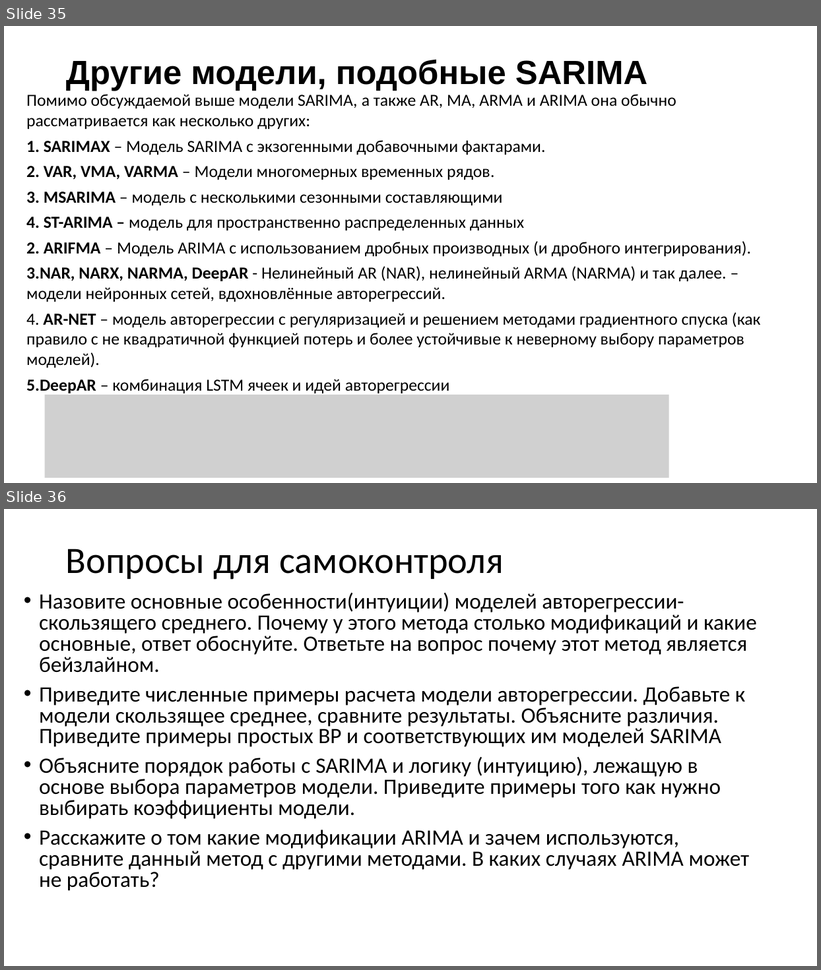
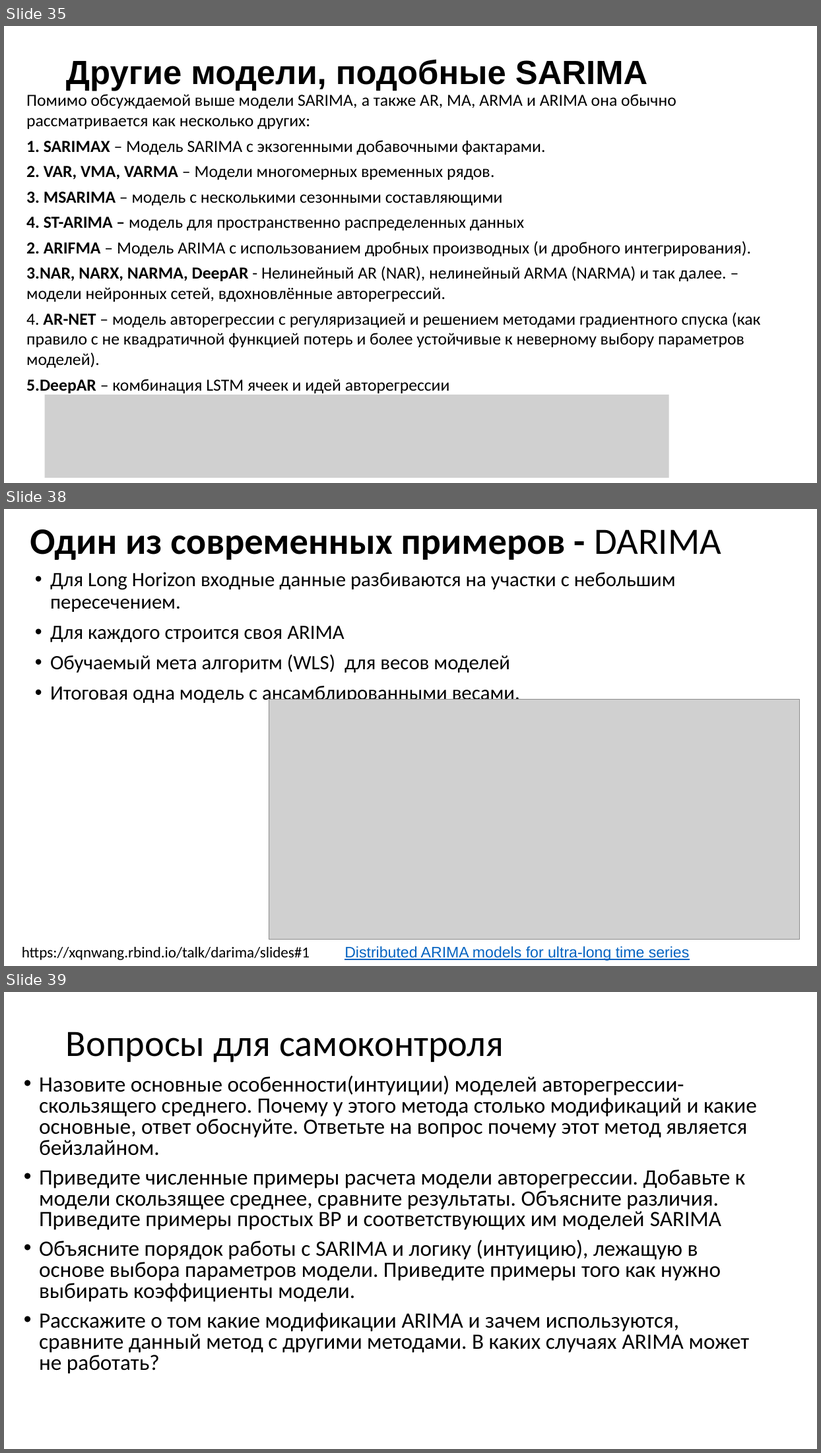
Before and after one commit to MVRonkin/TimeSeriesCourse, a slide deck: Last/LEC/04-2_ARIMA.pptx. Shown one above the other, each under a label of ours: slides 35 and 36 before the commit, slides 35, 38 and 39 after it; the slides between them are not shown. The pictures are 821x970 and 821x1453 pixels, drawn with LibreOffice and Linux fonts; fonts in the diff are those of the drawing; grey boxes stand for pictures. Boxes give left, top, right and bottom in pixels: in the first picture for what was removed or moved away, otherwise in the second. Text is boxed around its words. In the diff, an @@ line names an element or a change of style, - is before the commit and + after.

```diff
--- a/Last/LEC/04-2_ARIMA.pptx
+++ b/Last/LEC/04-2_ARIMA.pptx
@@ slide 38 added at [4,509,817,966], background #FFFFFF @@
@@ title added at [30,529,721,560], 44 pt, text #000000, bold @@
+Один из современных примеров - DARIMA
@@ text added at [50,572,676,705], 24 pt, text #000000 @@
+• Для Long Horizon входные данные разбиваются на участки с небольшим пересечением.
+• Для каждого строится своя ARIMA
+• Обучаемый мета алгоритм (WLS) для весов моделей
+• Итоговая одна модель с ансамблированными весами.
@@ picture added at [269,699,800,940] @@
@@ text added at [22,947,310,960], 18 pt, text #000000 @@
+https://xqnwang.rbind.io/talk/darima/slides#1
@@ text added at [345,947,690,961], 18 pt, text #0563C1, underline @@
+Distributed ARIMA models for ultra-long time series
@@ what was slide 36 is now slide 39 @@
```
Also in this commit, not shown: 2 other slides added.
